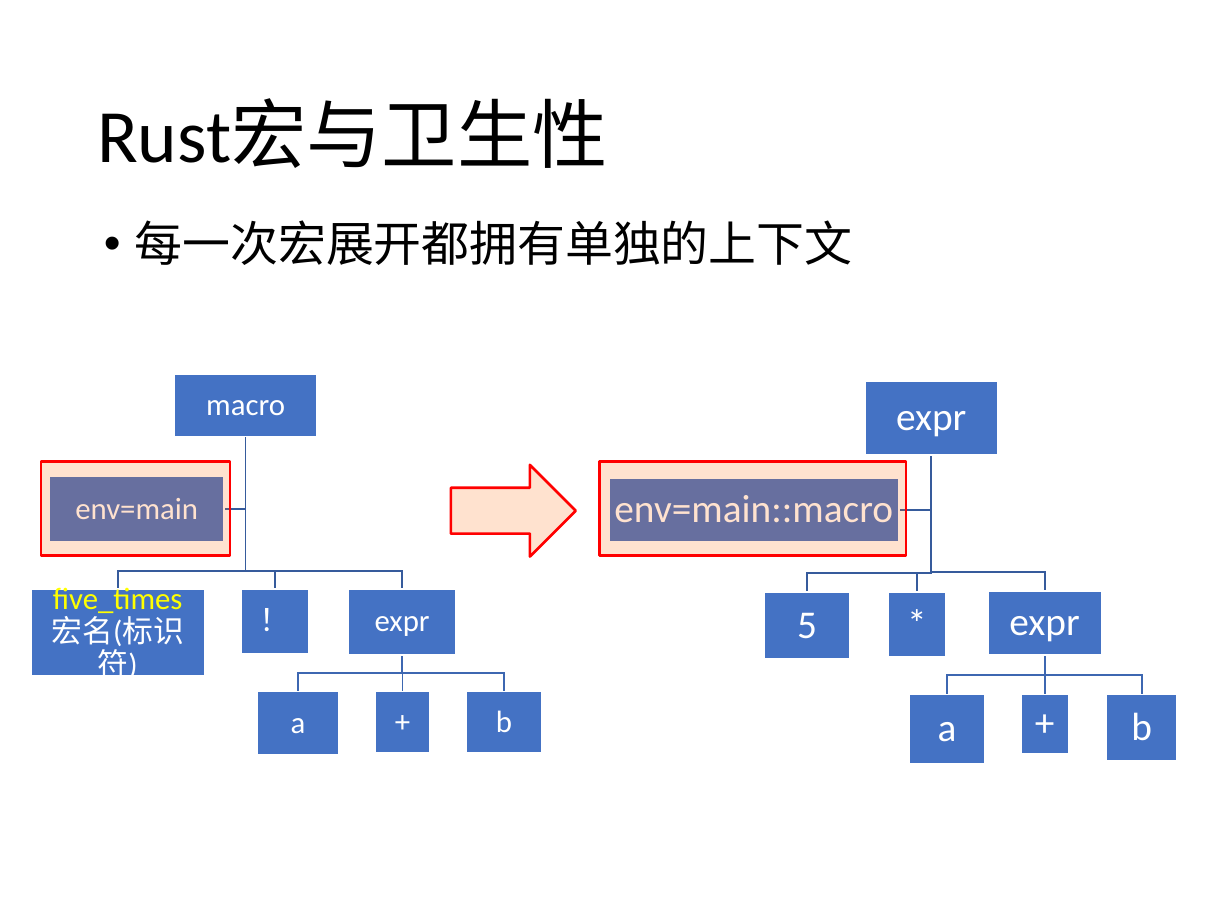
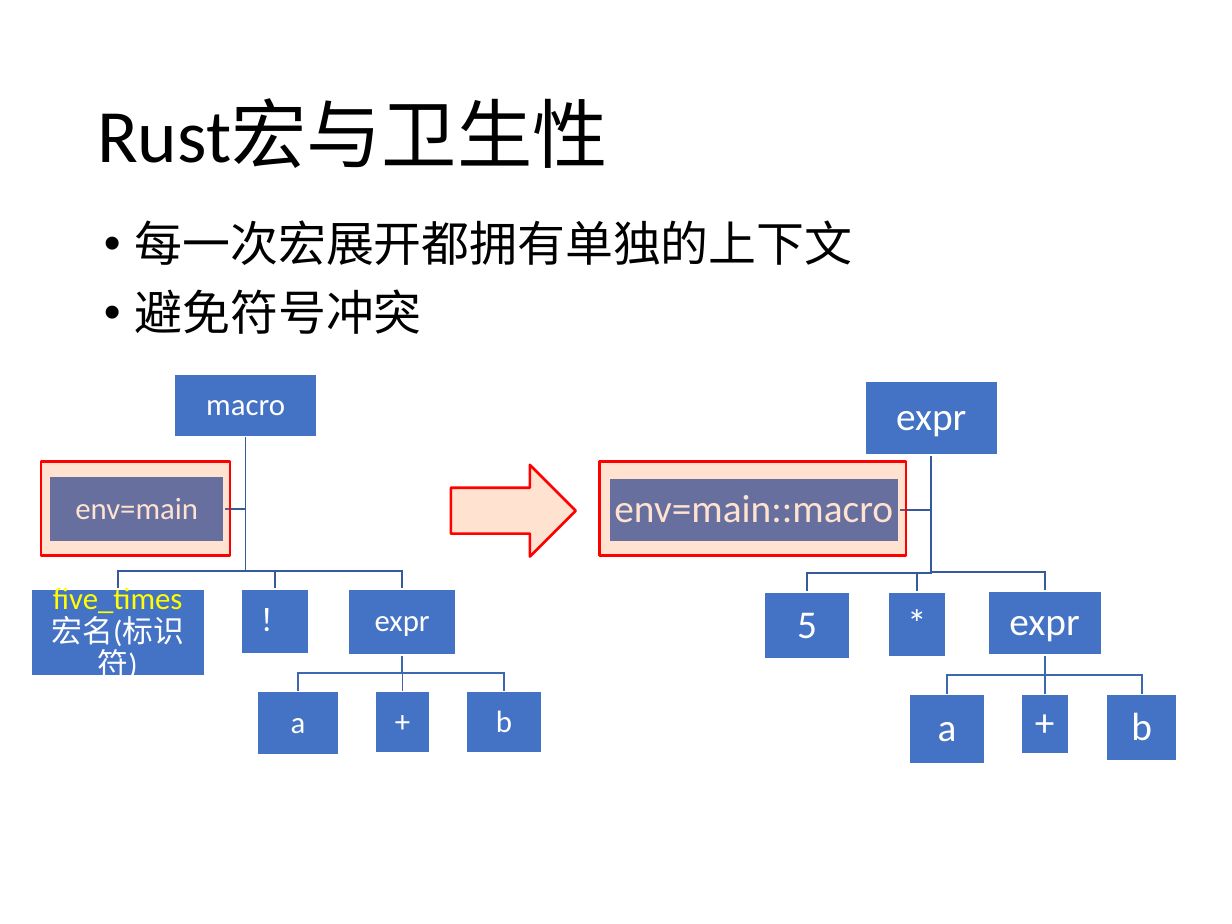
Before and after one commit to agave233/teamwork-14-Macro, a slide deck: slide 21 of Slides/Rust Part Slides.pptx. Drawn at 1232x924 pixels with LibreOffice and Linux fonts; fonts in the diff are those of the drawing. Boxes give left, top, right and bottom in pixels: in the first picture for what was removed or moved away, otherwise in the second. Text is boxed around its words. In the diff, an @@ line names an element or a change of style, - is before the commit and + after.

Commit message:
Sync 18-01-13 04:35:05 UTC+0 @SP3

```diff
--- a/Slides/Rust Part Slides.pptx
+++ b/Slides/Rust Part Slides.pptx
@@ text at (135,289,422,334): paragraph added @@
+• 避免符号冲突
```
